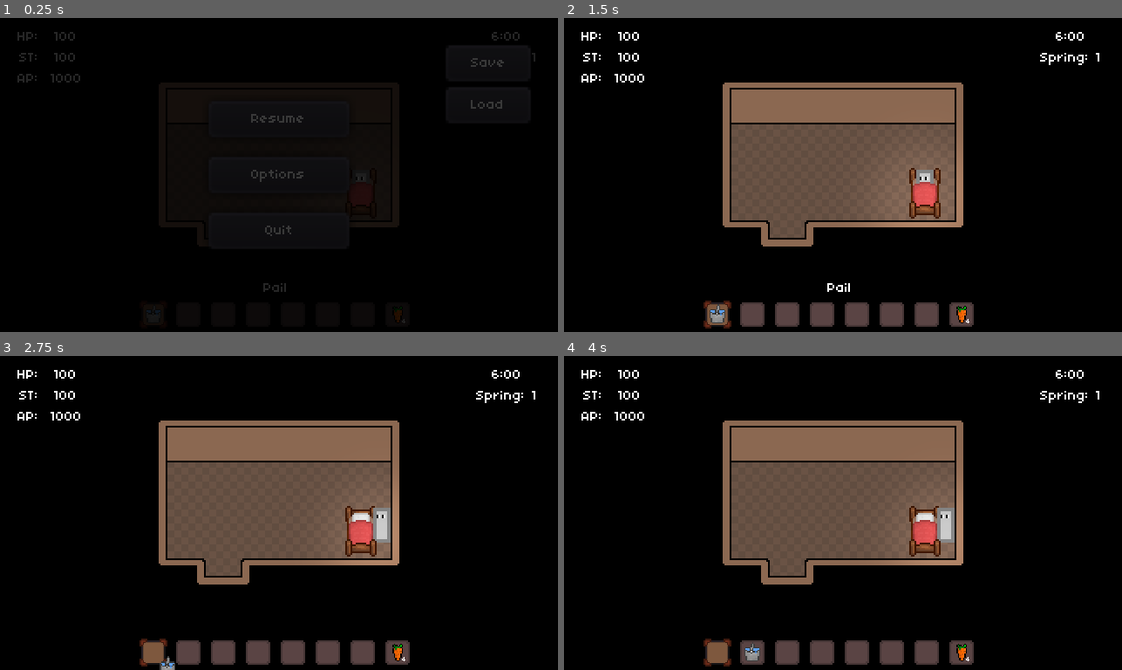
Above: before the commit, frames 1-4 (two rows, left to right).
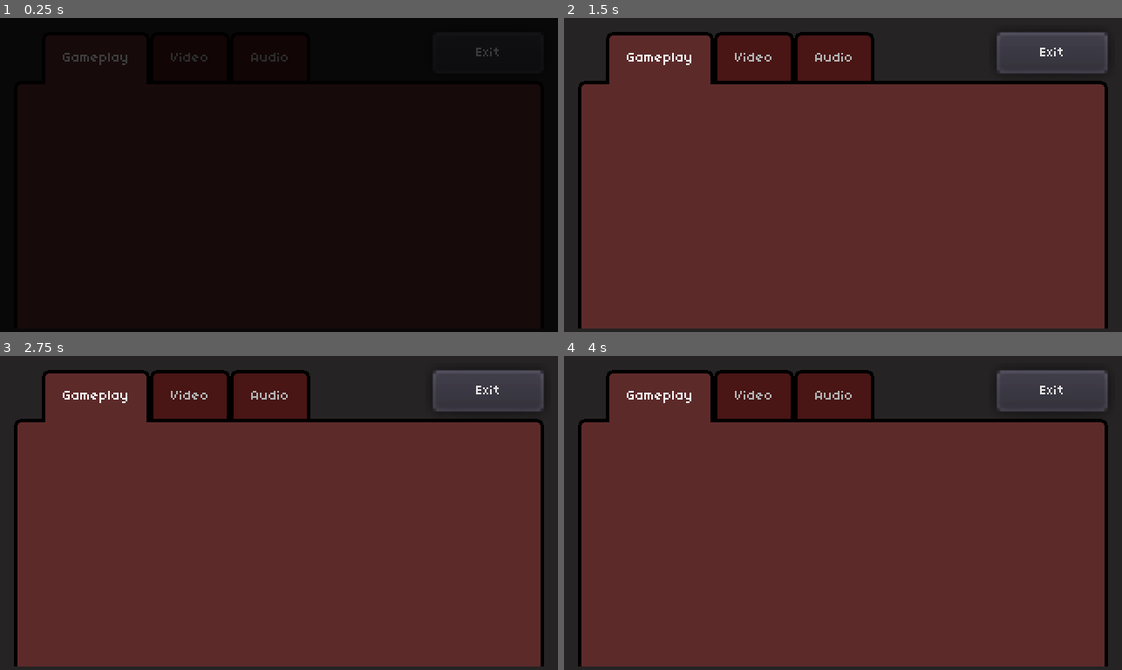
Above: after the commit, the same moments.

Repository: coolmoonstudios/Project-R
Game: Godot game, scene res://SceneManager.tscn
Two runs of this game, one before a commit and one after it. Both use one fixed random seed, a clock stepped at 60 frames per second and the inputs below.
Inputs (mouse positions are in pixels of both pictures, inside the frame that each line leads up to):
- Up to frame 1 (0.25 s): no input
- Up to frame 2 (1.5 s): click (843, 175) at 0.5 s, where only the run before the commit has a clickable "Options"; click (843, 118) at 1.25 s, where only the run before the commit has a clickable "Resume"
- Up to frame 3 (2.75 s): tap Enter at 2 s; move the mouse to (156, 651) at 2.02 s; hold D (move_right) from 2.03 s (still down); tap E (interact) at 2.1 s; click (156, 651) at 2.17 s
- Up to frame 4 (4 s): tap Space at 2.75 s; move the mouse to (753, 651) at 2.77 s; release D (move_right) at 2.78 s; hold S (move_down) 2.78-3.53 s; tap Q (pickup_rabbit) at 2.85 s; click (753, 651) at 2.92 s; tap Enter at 3.5 s; move the mouse to (787, 651) at 3.52 s; hold D (move_right) from 3.53 s (still down); tap F (refill_feed) at 3.6 s; click (787, 651) at 3.67 s

The runs differ from the first frame. In frame 1, 1.1% of the frame differs, in the area x 3-93%, y 4-98%; in frame 2, 97%, in the area x 0-100%, y 0-100%; in frame 3, 97%; in frame 4, 97%.

Commit message:
Theme work

Diff:
--- /dev/null
+++ b/Resources/HUD/OptionsMenu.gd
@@ -0,0 +1,16 @@
+extends CanvasLayer
+
+
+# Declare member variables here. Examples:
+# var a = 2
+# var b = "text"
+
+
+# Called when the node enters the scene tree for the first time.
+func _ready():
+	pass # Replace with function body.
+
+
+# Called every frame. 'delta' is the elapsed time since the previous frame.
+#func _process(delta):
+#	pass
--- /dev/null
+++ b/Resources/HUD/OptionsMenu.tscn
@@ -0,0 +1,63 @@
+[gd_scene load_steps=3 format=2]
+
+[ext_resource path="res://Resources/HUD/OptionsMenu.gd" type="Script" id=2]
+[ext_resource path="res://projecrthemev1.tres" type="Theme" id=3]
+
+[node name="OptionsMenu" type="CanvasLayer"]
+script = ExtResource( 2 )
+
+[node name="Options" type="Node2D" parent="."]
+
+[node name="ColorRect" type="ColorRect" parent="Options"]
+margin_right = 320.0
+margin_bottom = 180.0
+color = Color( 0.14902, 0.141176, 0.141176, 1 )
+__meta__ = {
+"_edit_use_anchors_": false
+}
+
+[node name="Button" type="Button" parent="Options"]
+margin_left = 248.0
+margin_top = 8.0
+margin_right = 312.0
+margin_bottom = 32.0
+text = "Exit"
+__meta__ = {
+"_edit_use_anchors_": false
+}
+
+[node name="TabContainer" type="TabContainer" parent="."]
+margin_left = 8.0
+margin_top = 8.0
+margin_right = 312.0
+margin_bottom = 176.0
+theme = ExtResource( 3 )
+tab_align = 0
+__meta__ = {
+"_edit_use_anchors_": false
+}
+
+[node name="Gameplay" type="Control" parent="TabContainer"]
+anchor_right = 1.0
+anchor_bottom = 1.0
+margin_left = 12.0
+margin_top = 30.0
+margin_right = -12.0
+
+[node name="Video" type="Control" parent="TabContainer"]
+visible = false
+anchor_right = 1.0
+anchor_bottom = 1.0
+margin_left = 8.0
+margin_top = 44.0
+margin_right = -8.0
+margin_bottom = -8.0
+
+[node name="Audio" type="Control" parent="TabContainer"]
+visible = false
+anchor_right = 1.0
+anchor_bottom = 1.0
+margin_left = 8.0
+margin_top = 44.0
+margin_right = -8.0
+margin_bottom = -8.0
--- a/Resources/HUD/PauseMenu.tscn
+++ b/Resources/HUD/PauseMenu.tscn
@@ -7,14 +7,7 @@
 
 [node name="Pause" type="Node2D" parent="."]
 pause_mode = 2
-
-[node name="ColorRect" type="ColorRect" parent="Pause"]
-margin_right = 320.0
-margin_bottom = 180.0
-color = Color( 0, 0, 0, 0.392157 )
-__meta__ = {
-"_edit_use_anchors_": false
-}
+visible = false
 
 [node name="Resume" type="Button" parent="Pause"]
 margin_left = 120.0
@@ -71,6 +64,14 @@
 "_edit_use_anchors_": false
 }
 
+[node name="ColorRect" type="ColorRect" parent="Pause"]
+margin_right = 320.0
+margin_bottom = 180.0
+color = Color( 0, 0, 0, 0.392157 )
+__meta__ = {
+"_edit_use_anchors_": false
+}
+
 [connection signal="pressed" from="Pause/Resume" to="." method="_on_Resume_pressed"]
 [connection signal="pressed" from="Pause/Quit" to="." method="_on_Quit_pressed"]
 [connection signal="pressed" from="Pause/Data/Save" to="." method="_on_Save_pressed"]
--- /dev/null
+++ b/Resources/Theme/TabContainer/panel.tres
@@ -0,0 +1,13 @@
+[gd_resource type="StyleBoxFlat" format=2]
+
+[resource]
+content_margin_left = 12.0
+content_margin_right = 12.0
+content_margin_bottom = 0.0
+bg_color = Color( 0.368627, 0.168627, 0.168627, 1 )
+border_width_left = 2
+border_width_top = 2
+border_width_right = 2
+border_width_bottom = 2
+border_color = Color( 0, 0, 0, 1 )
+anti_aliasing = false
--- /dev/null
+++ b/Resources/Theme/TabContainer/tab_bg.tres
@@ -0,0 +1,15 @@
+[gd_resource type="StyleBoxFlat" format=2]
+
+[resource]
+content_margin_left = 12.0
+content_margin_right = 12.0
+content_margin_bottom = 0.0
+bg_color = Color( 0.290196, 0.0862745, 0.0862745, 1 )
+border_width_left = 2
+border_width_top = 2
+border_width_right = 2
+border_color = Color( 0, 0, 0, 1 )
+corner_radius_top_left = 4
+corner_radius_top_right = 4
+corner_detail = 2
+anti_aliasing = false
--- /dev/null
+++ b/Resources/Theme/TabContainer/tab_fg.tres
@@ -0,0 +1,15 @@
+[gd_resource type="StyleBoxFlat" format=2]
+
+[resource]
+content_margin_left = 12.0
+content_margin_right = 12.0
+bg_color = Color( 0.368627, 0.168627, 0.168627, 1 )
+border_width_left = 2
+border_width_top = 2
+border_width_right = 2
+border_color = Color( 0, 0, 0, 1 )
+corner_radius_top_left = 4
+corner_radius_top_right = 4
+corner_detail = 2
+expand_margin_bottom = 2.0
+anti_aliasing = false
--- a/SceneManager.tscn
+++ b/SceneManager.tscn
@@ -1,10 +1,12 @@
-[gd_scene load_steps=9 format=2]
+[gd_scene load_steps=11 format=2]
 
 [ext_resource path="res://Scenes/HouseInside.tscn" type="PackedScene" id=1]
 [ext_resource path="res://Resources/HUD/UserInterface.tscn" type="PackedScene" id=2]
 [ext_resource path="res://SceneManager.gd" type="Script" id=3]
 [ext_resource path="res://Resources/Generic/DayNightCycle.gd" type="Script" id=4]
 [ext_resource path="res://Resources/HUD/PauseMenu.tscn" type="PackedScene" id=5]
+[ext_resource path="res://Resources/HUD/OptionsMenu.tscn" type="PackedScene" id=6]
+[ext_resource path="res://Resources/HUD/OptionsMenu.gd" type="Script" id=7]
 
 [sub_resource type="Animation" id=1]
 resource_name = "FadeToBlack"
@@ -80,6 +82,9 @@
 
 [node name="PauseMenu" parent="." instance=ExtResource( 5 )]
 
+[node name="OptionsMenu" parent="." instance=ExtResource( 6 )]
+script = ExtResource( 7 )
+
 [node name="ScreenTransition" type="CanvasLayer" parent="."]
 
 [node name="ColorRect" type="ColorRect" parent="ScreenTransition"]
--- /dev/null
+++ b/Textures/HUD/tab_btn.tres
@@ -0,0 +1,10 @@
+[gd_resource type="StyleBoxTexture" load_steps=2 format=2]
+
+[ext_resource path="res://Textures/HUD/tab_simple.png" type="Texture" id=1]
+
+[resource]
+content_margin_left = 4.0
+content_margin_right = 4.0
+texture = ExtResource( 1 )
+region_rect = Rect2( 0, 0, 64, 8 )
+modulate_color = Color( 0.239216, 0.14902, 0.14902, 1 )
--- /dev/null
+++ b/Textures/HUD/tab_btn_flat.tres
@@ -0,0 +1,13 @@
+[gd_resource type="StyleBoxFlat" format=2]
+
+[resource]
+content_margin_left = 8.0
+content_margin_right = 8.0
+content_margin_top = 2.0
+content_margin_bottom = 2.0
+bg_color = Color( 0.278431, 0.137255, 0.137255, 1 )
+border_width_left = 1
+border_width_right = 1
+border_color = Color( 1, 1, 1, 0 )
+corner_radius_top_left = 2
+corner_radius_top_right = 2
--- /dev/null
+++ b/projecrthemev1.tres
@@ -0,0 +1,13 @@
+[gd_resource type="Theme" load_steps=4 format=2]
+
+[ext_resource path="res://Resources/Fonts/pixel_font_8px.tres" type="DynamicFont" id=1]
+[ext_resource path="res://Resources/Theme/TabContainer/tab_bg.tres" type="StyleBox" id=2]
+[ext_resource path="res://Resources/Theme/TabContainer/tab_fg.tres" type="StyleBox" id=3]
+
+[resource]
+default_font = ExtResource( 1 )
+TabContainer/constants/side_margin = 16
+TabContainer/constants/top_margin = 16
+TabContainer/styles/panel = ExtResource( 3 )
+TabContainer/styles/tab_bg = ExtResource( 2 )
+TabContainer/styles/tab_fg = ExtResource( 3 )
Not shown, added: Textures/HUD/tab_simple.png.import
